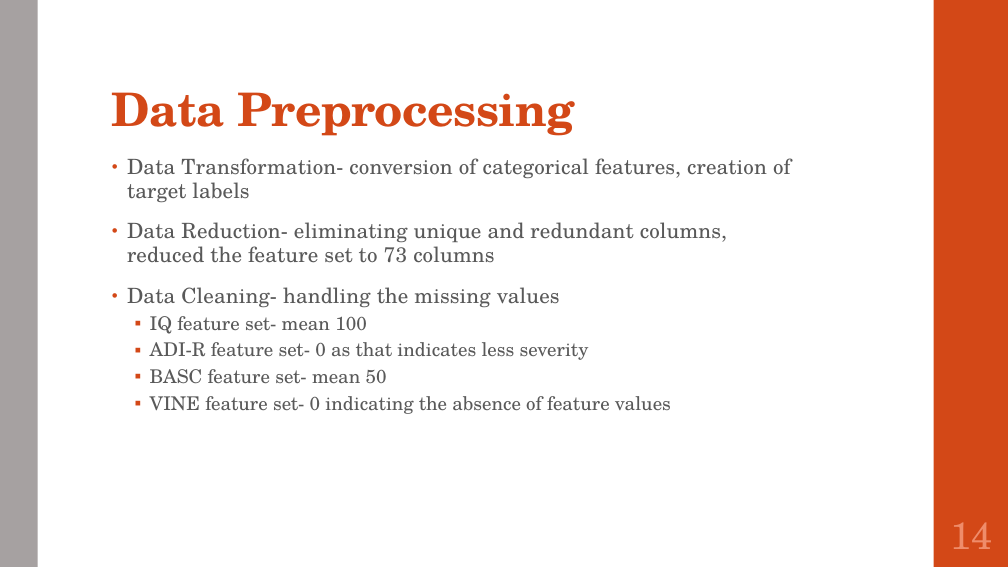
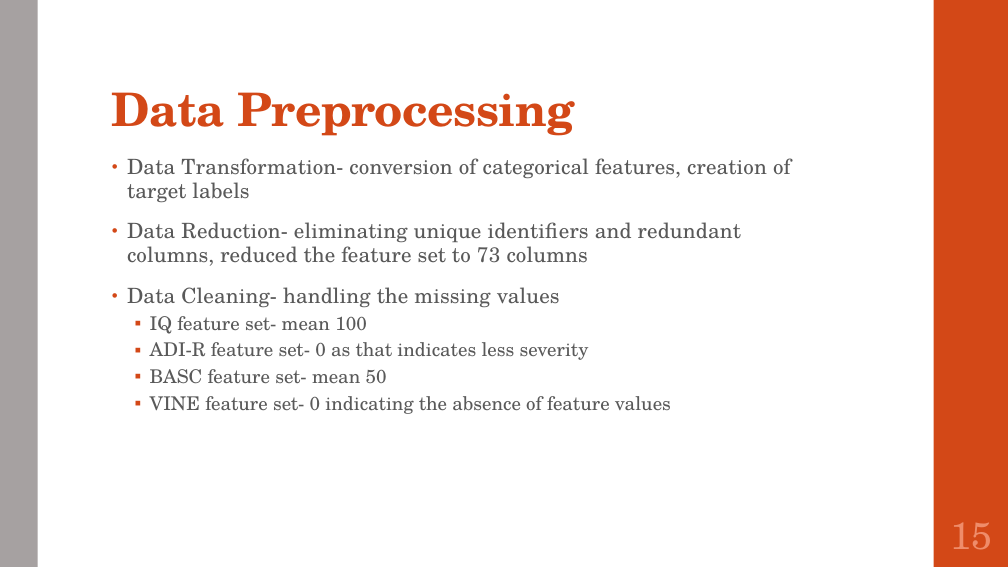
Before and after one commit to SirichandanaSambatur/CADDC, a slide deck: slide 15 of FinalReport.pptx (slide 14 before the commit). Drawn at 1008x567 pixels with LibreOffice and Linux fonts; fonts in the diff are those of the drawing. Boxes give left, top, right and bottom in pixels: in the first picture for what was removed or moved away, otherwise in the second. Text is boxed around its words. In the diff, an @@ line names an element or a change of style, - is before the commit and + after.

```diff
--- a/FinalReport.pptx
+++ b/FinalReport.pptx
@@ text at (x1=127, y1=222, x2=741, y2=266): text changed @@
-• Data Reduction- eliminating unique and redundant columns, reduced the feature set to 73 columns
+• Data Reduction- eliminating unique identifiers and redundant columns, reduced the feature set to 73 columns
@@ page number at (x1=950, y1=522, x2=992, y2=550): text changed @@
-14
+15
```
Also in this commit, not shown: 23 other slides changed, 3 slides added, 2 slides removed.
